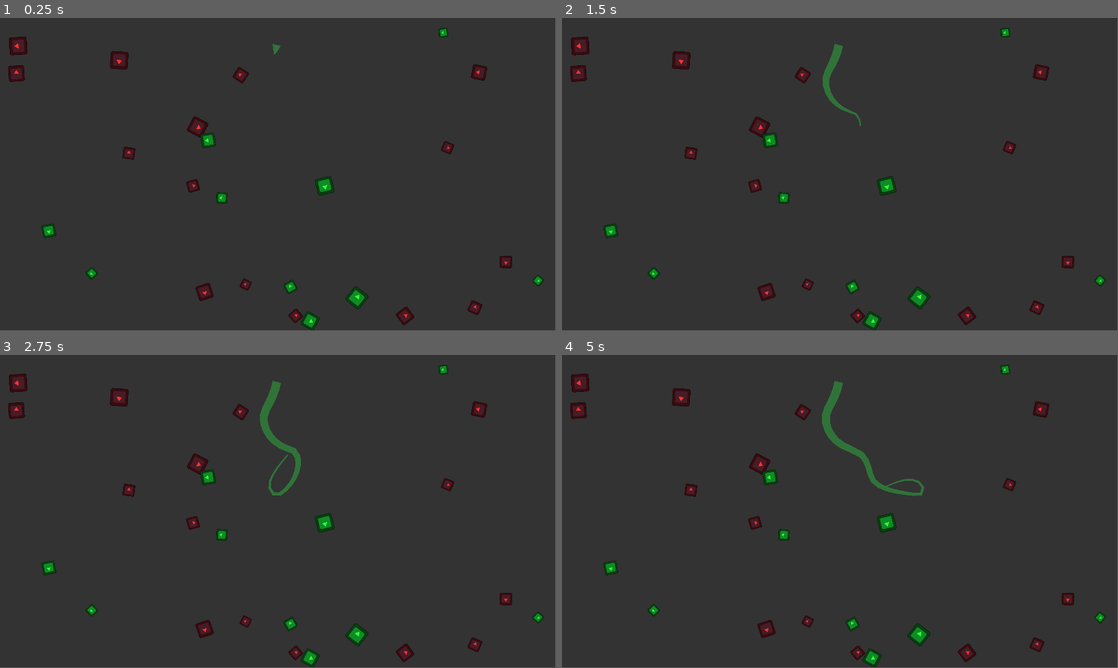
Above: before the commit, frames 1-4 (two rows, left to right).
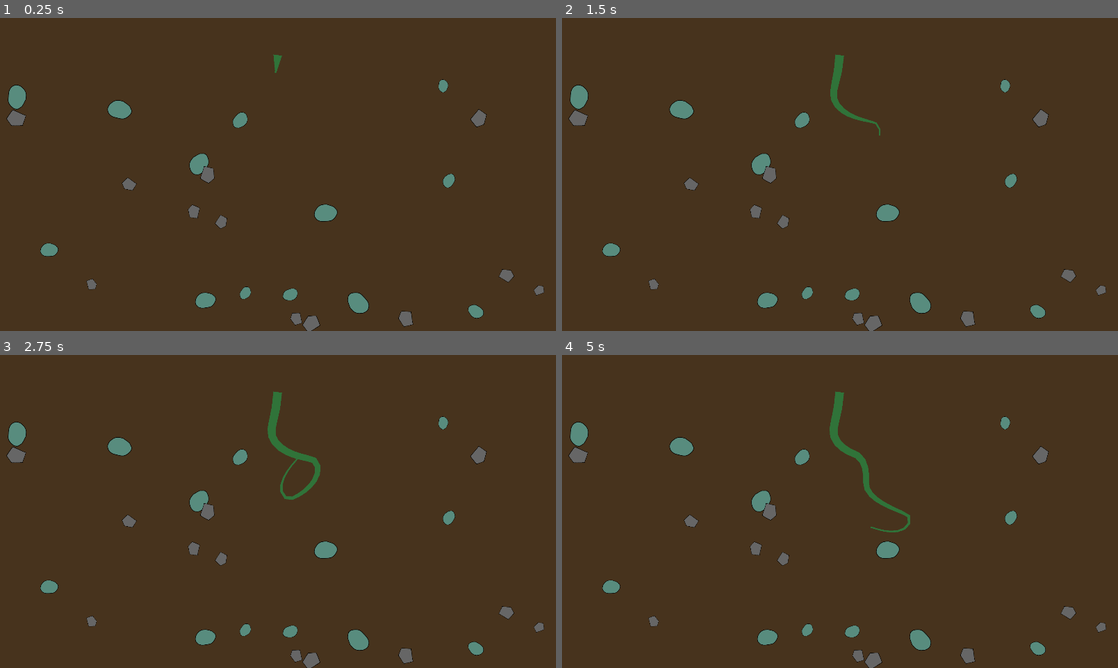
Above: after the commit, the same moments.

Repository: SquarePear/GGJ_2023
Game: Godot game, scene res://Game/Game.tscn
Two runs of this game, one before a commit and one after it. Both use one fixed random seed, a clock stepped at 60 frames per second and the inputs below. The engine's default icon, where the game draws it, is replaced by a stand-in: a white triangle on a blue panel in a dark square.
Inputs (mouse positions are in pixels of both pictures, inside the frame that each line leads up to):
- Up to frame 1 (0.25 s): no input
- Up to frame 2 (1.5 s): move the mouse to (962, 158) at 0.52 s; click (962, 158) at 0.67 s; tap Enter at 1.25 s; move the mouse to (728, 190) at 1.27 s; click (728, 190) at 1.42 s
- Up to frame 3 (2.75 s): move the mouse to (333, 442) at 2.02 s; click (333, 442) at 2.17 s
- Up to frame 4 (5 s): tap Space at 2.75 s; move the mouse to (812, 574) at 2.77 s; click (812, 574) at 2.92 s; move the mouse to (1006, 558) at 3.52 s; click (1006, 558) at 3.67 s; move the mouse to (673, 464) at 4.27 s; click (673, 464) at 4.42 s
In our replay, the window is 799x449 before the commit and 800x450 after it. These sizes can differ from the game's own. Grey fills any space a smaller window leaves; there, only what the larger window draws over its background counts as a difference.

The runs differ from the first frame. In frame 1, 4.5% of the frame differs, in the area x 1-98%, y 3-100%; in frame 2, 4.9%; in frame 3, 5.3%; in frame 4, 5.4%.

Commit message:
Work day two
Signed-off-by: SquarePear <16364318+SquarePear@users.noreply.github.com>

Diff:
--- a/GUI/GUI.tscn
+++ b/GUI/GUI.tscn
@@ -12,10 +12,3 @@
 script = ExtResource("1_7pgrn")
 
 [node name="CanvasLayer" type="CanvasLayer" parent="."]
-visible = false
-
-[node name="Panel" type="Panel" parent="CanvasLayer"]
-offset_left = 43.0
-offset_top = 344.0
-offset_right = 1925.0
-offset_bottom = 1085.0
--- a/Game/Game.gd
+++ b/Game/Game.gd
@@ -1,44 +1,115 @@
 extends Node2D
+
+var _root = null
+var _points: PackedVector2Array = []
+var _previous_roots := []
 
 @onready var _roots = $Roots
 @onready var _obstacles = $Obstacles
+@onready var _root_tracker = $RootTracker
+@onready var _audio_player = $AudioStreamPlayer
 
 
 func _ready():
 	_initialize_root()
 	_initialize_obstacles()
 
-
-func _process(_delta):
-	pass
+	_root.set_tip_position(Vector2(get_viewport_rect().size.x / 2, 128), PI / 2, false)
 
 
 func _physics_process(_delta):
-	pass
+	if _root or _points.size() == 0:
+		return
+
+	var final_index = _points.size() - 1
+
+	_root_tracker.global_position = _points[final_index]
+	_root_tracker.global_rotation = (_points[final_index] - _points[final_index - 1]).angle()
+
+	_points.remove_at(final_index)
+
+	if _points.size() == 0:
+		_initialize_root()
+		_root.set_tip_position(_root_tracker.global_position, _root_tracker.global_rotation)
+		_root_tracker.visible = false
+
+
+func _input(event):
+	if _root or _points.size() == 0:
+		return
+
+	if event is InputEventMouseButton and event.is_pressed():
+		_initialize_root()
+		_root.set_tip_position(_root_tracker.global_position, _root_tracker.global_rotation)
+		_root_tracker.visible = false
 
 
 func _initialize_obstacles():
 	for i in 25:
 		var obstacle = preload("res://Obstacle/Obstacle.tscn").instantiate()
 		obstacle.position = Vector2(
-			randf_range(0, get_viewport_rect().size.x), randf_range(0, get_viewport_rect().size.y)
+			randf_range(0, get_viewport_rect().size.x), randf_range(192, get_viewport_rect().size.y)
 		)
 		_obstacles.add_child(obstacle)
 
 
 func _initialize_root():
-	var root = preload("res://Root/Root.tscn").instantiate()
+	_root = preload("res://Root/Root.tscn").instantiate()
 
-	root.connect("reached_goal", _on_root_reached_goal)
+	_root.set_previous_roots(_previous_roots)
 
-	_roots.add_child(root)
+	_root.connect("hit_obstacle", _on_root_hit_obstacle)
+	_root.connect("reached_goal", _on_root_reached_goal)
 
-	return root
+	_roots.add_child(_root)
 
 
-func _on_root_reached_goal(points):
-	var root = _initialize_root()
-	# get position of middle point
-	var middle_point = points[floor(points.size() / 2)]
-	print(middle_point)
-	root.set_position(middle_point)
+func _check_game_over():
+	var game_over := true
+
+	for obstacle in _obstacles.get_children():
+		if obstacle.is_bad():
+			continue
+
+		game_over = false
+		break
+
+	if not game_over:
+		return
+
+	_points.clear()
+	_root_tracker.visible = false
+
+
+func _save_screenshot():
+	# Wait two frames to make sure the obstacles are gone
+	await get_tree().process_frame
+	await get_tree().process_frame
+
+	var image = get_viewport().get_texture().get_image()
+	image.save_png("downloads://screenshot.png")
+
+
+func _on_root_hit_obstacle(obstacle):
+	# Slighly randomize pitch and volume
+	_audio_player.pitch_scale = randf_range(0.9, 1.1)
+	_audio_player.volume_db = randf_range(-3, 3)
+
+	if obstacle.is_bad():
+		_audio_player.stream = preload("res://Game/Bump.ogg")
+		_audio_player.play()
+	else:
+		_audio_player.stream = preload("res://Game/Collect.ogg")
+		_audio_player.play()
+
+
+func _on_root_reached_goal(obstacle, points):
+	_root = null
+	_points += points
+	_previous_roots.append(points)
+	_root_tracker.visible = true
+
+	_obstacles.remove_child(obstacle)
+	obstacle.queue_free()
+
+	_check_game_over()
--- a/Game/Game.tscn
+++ b/Game/Game.tscn
@@ -1,7 +1,11 @@
-[gd_scene load_steps=3 format=3 uid="uid://cqgxrqo7wa3mp"]
+[gd_scene load_steps=6 format=3 uid="uid://cqgxrqo7wa3mp"]
 
 [ext_resource type="Script" path="res://Game/Game.gd" id="1_mnmv5"]
 [ext_resource type="PackedScene" uid="uid://cjpov75mdy530" path="res://GUI/GUI.tscn" id="2_wg2db"]
+[ext_resource type="Texture2D" uid="uid://bjof6lu4gjgb5" path="res://icon.svg" id="3_16wh3"]
+[ext_resource type="Texture2D" uid="uid://c6pg7csheleig" path="res://Game/Glow.png" id="4_lebob"]
+
+[sub_resource type="QuadMesh" id="QuadMesh_rcu7j"]
 
 [node name="Game" type="Node2D"]
 position = Vector2(-1, 0)
@@ -12,3 +16,19 @@
 [node name="Roots" type="Node2D" parent="."]
 
 [node name="Obstacles" type="Node2D" parent="."]
+
+[node name="MeshInstance2D" type="MeshInstance2D" parent="."]
+visible = false
+z_index = -999
+position = Vector2(960, 604)
+scale = Vector2(1920, 952)
+mesh = SubResource("QuadMesh_rcu7j")
+texture = ExtResource("3_16wh3")
+
+[node name="RootTracker" type="Sprite2D" parent="."]
+visible = false
+modulate = Color(0.184314, 0.705882, 0.588235, 1)
+scale = Vector2(0.5, 0.5)
+texture = ExtResource("4_lebob")
+
+[node name="AudioStreamPlayer" type="AudioStreamPlayer2D" parent="."]
--- /dev/null
+++ b/MainMenu/MainMenu.tscn
@@ -0,0 +1,25 @@
+[gd_scene format=3 uid="uid://dwusqeoqta10f"]
+
+[node name="MainMenu" type="Node2D"]
+
+[node name="CanvasLayer" type="CanvasLayer" parent="."]
+
+[node name="Control" type="Control" parent="CanvasLayer"]
+layout_mode = 3
+anchors_preset = 15
+anchor_right = 1.0
+anchor_bottom = 1.0
+grow_horizontal = 2
+grow_vertical = 2
+
+[node name="RichTextLabel" type="RichTextLabel" parent="CanvasLayer/Control"]
+layout_mode = 1
+anchors_preset = 10
+anchor_right = 1.0
+offset_bottom = 132.0
+grow_horizontal = 2
+theme_override_font_sizes/normal_font_size = 96
+theme_override_font_sizes/bold_font_size = 96
+bbcode_enabled = true
+text = "Roots"
+fit_content = true
--- a/Obstacle/Obstacle.gd
+++ b/Obstacle/Obstacle.gd
@@ -13,12 +13,16 @@
 	var random_scale = randf() * 0.5 + 0.5
 	scale = Vector2(random_scale, random_scale)
 
-	_bad = randf() < 0.5
+	set_bad(randi() % 2 == 0)
+
+
+func set_bad(bad):
+	_bad = bad
 
 	if _bad:
-		_sprite.modulate = Color(1.0, 0.2, 0.2)
+		_sprite.texture = load("res://Obstacle/ObstacleBad.png")
 	else:
-		_sprite.modulate = Color(0.2, 1.0, 0.2)
+		_sprite.texture = load("res://Obstacle/ObstacleGood.png")
 
 
 func detect_line_collision(line_start, line_end):
@@ -27,6 +31,7 @@
 	line.add_point(line_end)
 	var collision = _collider.collide_shape(line, Vector2.ZERO)
 	line.free()
+
 	return collision
 
 
--- a/Root/Root.gd
+++ b/Root/Root.gd
@@ -1,23 +1,23 @@
 class_name Root
 extends Node2D
 
-signal reached_goal(points)
+signal hit_obstacle(obstacle)
+signal reached_goal(obstacle, points)
 
 var _noise = FastNoiseLite.new()
 var _intersecting = false
 var _to_die = 0
+var _previous_roots := []
 
 @onready var _line: Line2D = $Line2D
 @onready var _line_segment_timer = $LineSegmentTimer
 @onready var _root_tip = $RootTip
+@onready var _audio_player = $RootTip/AudioStreamPlayer2D
 
 
 func _ready():
 	_initialize_noise()
 	_initialize_line()
-
-	_root_tip.global_position = Vector2(get_viewport_rect().size.x / 2, 64)
-	_root_tip.global_rotation = PI / 2
 
 
 func _process(delta):
@@ -39,8 +39,6 @@
 
 
 func _initialize_line():
-	_line.add_point(_root_tip.global_position)
-
 	_line_segment_timer.connect("timeout", _add_point)
 	_line_segment_timer.start()
 
@@ -69,7 +67,7 @@
 
 	_root_tip.global_rotation = angle - angle_delta * delta * 5
 	_root_tip.global_rotation += (
-		_noise.get_noise_2d(_root_tip.global_position.x, _root_tip.global_position.y) * delta * 5
+		_noise.get_noise_2d(_root_tip.global_position.x, _root_tip.global_position.y) * delta * 2.5
 	)
 
 	_root_tip.global_position += Vector2(cos(angle), sin(angle)) * delta * 250
@@ -79,7 +77,7 @@
 	if _to_die > 0:
 		return
 
-	if _line.get_point_count() < 1 or _intersecting:
+	if _line.get_point_count() < 2 or _intersecting:
 		return
 
 	var intersection = _detect_intersection()
@@ -110,6 +108,25 @@
 		if intersection:
 			_to_die = points.size() - i - 1
 			return intersection
+
+	return _detect_intersection_with_previous_roots(last_usable_point)
+
+
+func _detect_intersection_with_previous_roots(last_usable_point: Vector2):
+	var point: Vector2 = _root_tip.global_position
+
+	for points in _previous_roots:
+		if points.size() <= 4:
+			continue
+
+		for i in range(points.size() - 1):
+			var intersection := Geometry2D.segment_intersects_segment(
+				last_usable_point, point, points[i], points[i + 1]
+			)
+
+			if intersection:
+				_to_die = 24
+				return intersection
 
 	return null
 
@@ -139,8 +156,26 @@
 	_intersecting = false
 
 
-func set_position(position: Vector2):
-	_root_tip.global_position = position
+func set_previous_roots(previous_roots: Array):
+	_previous_roots = previous_roots
+
+
+func set_tip_position(tip_position: Vector2, direction: float, side_calc = true):
+	_line.add_point(tip_position)
+	_root_tip.global_position = tip_position
+	_root_tip.global_rotation = direction
+
+	if not side_calc:
+		return
+
+	var mouse_pos = get_viewport().get_mouse_position()
+	var p1 = tip_position - Vector2(cos(direction), sin(direction)) * 10
+	var p2 = tip_position + Vector2(cos(direction), sin(direction)) * 10
+
+	# Check if mouse is on the left or right side of the line
+	var side = (mouse_pos.x - p1.x) * (p2.y - p1.y) - (mouse_pos.y - p1.y) * (p2.x - p1.x)
+
+	_root_tip.global_rotation += PI / 2 if side < 0 else -PI / 2
 
 
 func get_position() -> Vector2:
@@ -156,6 +191,8 @@
 
 	if not obstacle is Obstacle:
 		return
+
+	self.emit_signal("hit_obstacle", obstacle)
 
 	if obstacle.is_bad():
 		_to_die = 24
@@ -163,4 +200,5 @@
 	else:
 		set_process(false)
 		set_physics_process(false)
-		self.emit_signal("reached_goal", _line.get_points())
+		_audio_player.stop()
+		self.emit_signal("reached_goal", obstacle, _line.get_points())
--- a/Root/Root.tscn
+++ b/Root/Root.tscn
@@ -1,6 +1,7 @@
-[gd_scene load_steps=4 format=3 uid="uid://bumflo71tudpp"]
+[gd_scene load_steps=5 format=3 uid="uid://bumflo71tudpp"]
 
 [ext_resource type="Script" path="res://Root/Root.gd" id="1_66rg5"]
+[ext_resource type="AudioStream" uid="uid://c3y6n8nrj5qgk" path="res://Root/dig.ogg" id="2_fue3x"]
 
 [sub_resource type="Curve" id="Curve_ivduv"]
 max_value = 3.0
@@ -17,7 +18,7 @@
 wait_time = 0.1
 
 [node name="Line2D" type="Line2D" parent="."]
-z_index = -999
+z_index = -99
 width_curve = SubResource("Curve_ivduv")
 default_color = Color(0.188235, 0.45098, 0.223529, 1)
 
@@ -26,4 +27,8 @@
 [node name="CollisionShape2D" type="CollisionShape2D" parent="RootTip"]
 shape = SubResource("CircleShape2D_ulw5d")
 
+[node name="AudioStreamPlayer2D" type="AudioStreamPlayer2D" parent="RootTip"]
+stream = ExtResource("2_fue3x")
+autoplay = true
+
 [connection signal="area_entered" from="RootTip" to="." method="_on_root_tip_area_entered"]
--- a/project.godot
+++ b/project.godot
@@ -19,9 +19,9 @@
 
 window/size/viewport_width=1920
 window/size/viewport_height=1080
-window/size/mode=3
+window/stretch/mode="viewport"
 
 [rendering]
 
 renderer/rendering_method="mobile"
-environment/defaults/default_clear_color=Color(0.2, 0.2, 0.2, 1)
+environment/defaults/default_clear_color=Color(0.278431, 0.2, 0.113725, 1)
Not shown, added: Game/Bump.ogg.import
Not shown, added: Game/Collect.ogg.import
Binary file added: Game/Glow.png
Not shown, added: Game/Glow.png.import
Binary file added: Obstacle/ObstacleBad.png
Not shown, added: Obstacle/ObstacleBad.png.import
Binary file added: Obstacle/ObstacleGood.png
Not shown, added: Obstacle/ObstacleGood.png.import
Not shown, added: Root/dig.ogg.import
Not shown, added: export_presets.cfg
Not shown, changed: .gitignore
Not shown, added: Game/Bump.ogg
(and 3 more such lines)
